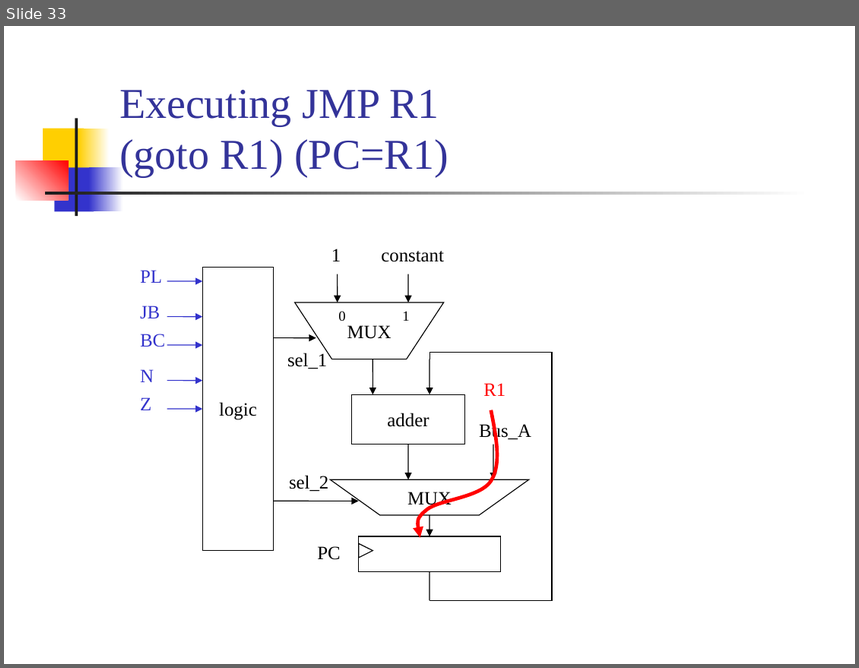
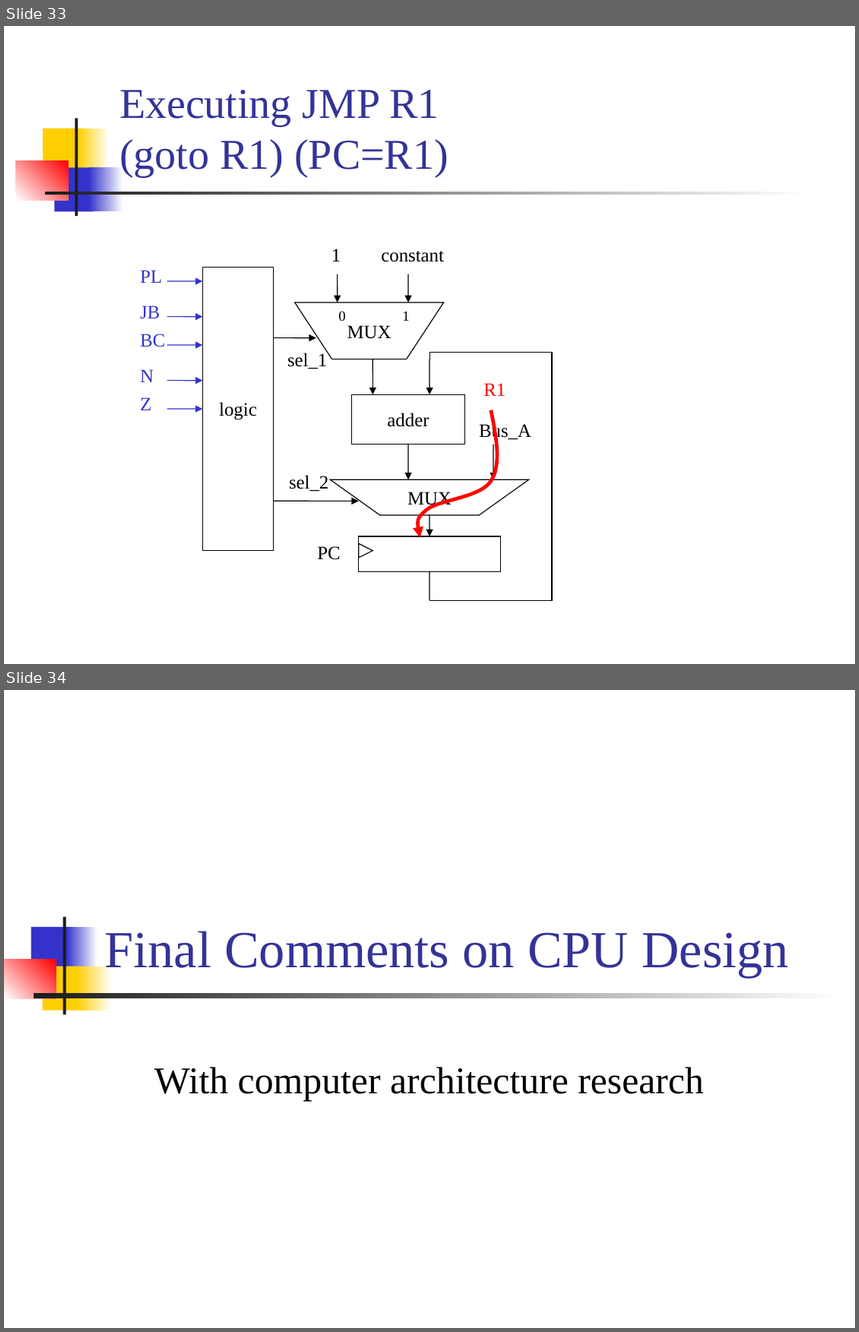
Before and after one commit to CGUSystemCourses/Comp_Org-2018, a slide deck: Lectures/lec12-cpu_ctrl_unit/lec12-cpu_ctrl_unit.pptx. Shown one above the other, each under a label of ours: slide 33 before the commit, slides 33 and 34 after it. The pictures are 859x668 and 859x1332 pixels, drawn with LibreOffice and Linux fonts; fonts in the diff are those of the drawing. Boxes give left, top, right and bottom in pixels: in the first picture for what was removed or moved away, otherwise in the second. Text is boxed around its words. In the diff, an @@ line names an element or a change of style, - is before the commit and + after.

```diff
--- a/Lectures/lec12-cpu_ctrl_unit/lec12-cpu_ctrl_unit.pptx
+++ b/Lectures/lec12-cpu_ctrl_unit/lec12-cpu_ctrl_unit.pptx
@@ slide 34 added at [4, 690, 855, 1328], background #FFFFFF @@
@@ title added at [105, 931, 789, 977], 44 pt, text #333399 @@
+Final Comments on CPU Design
@@ group added at [4, 917, 843, 1015]: 7 rectangles @@
@@ subtitle added at [154, 1067, 704, 1101], 32 pt, text #000000 @@
+With computer architecture research
```
Also in this commit, not shown: 1 slide changed, 5 other slides added, 8 other files.
